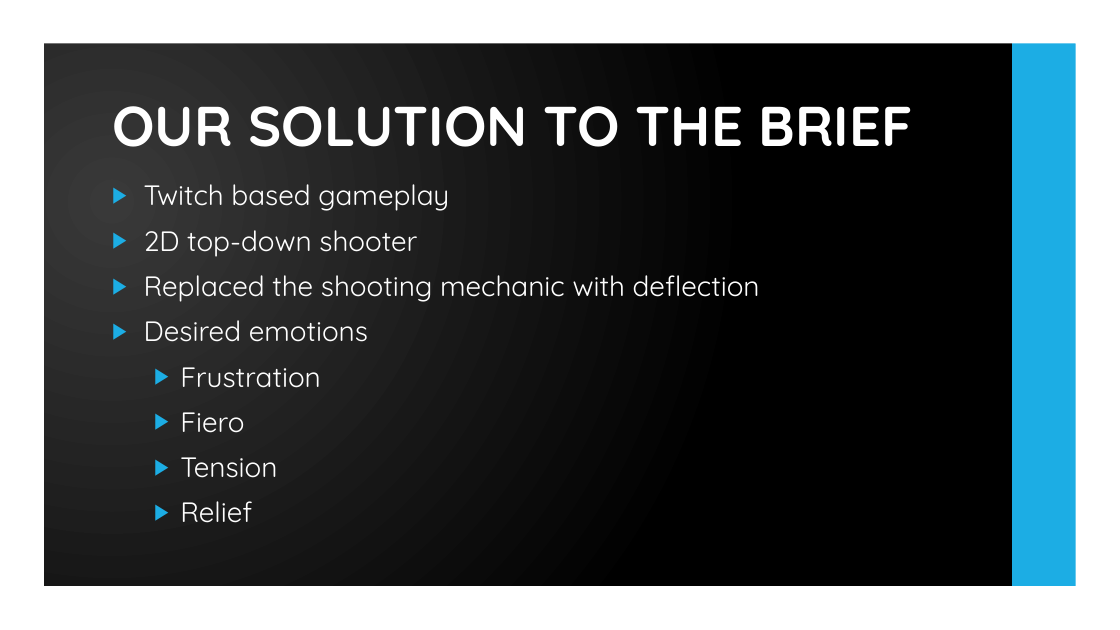
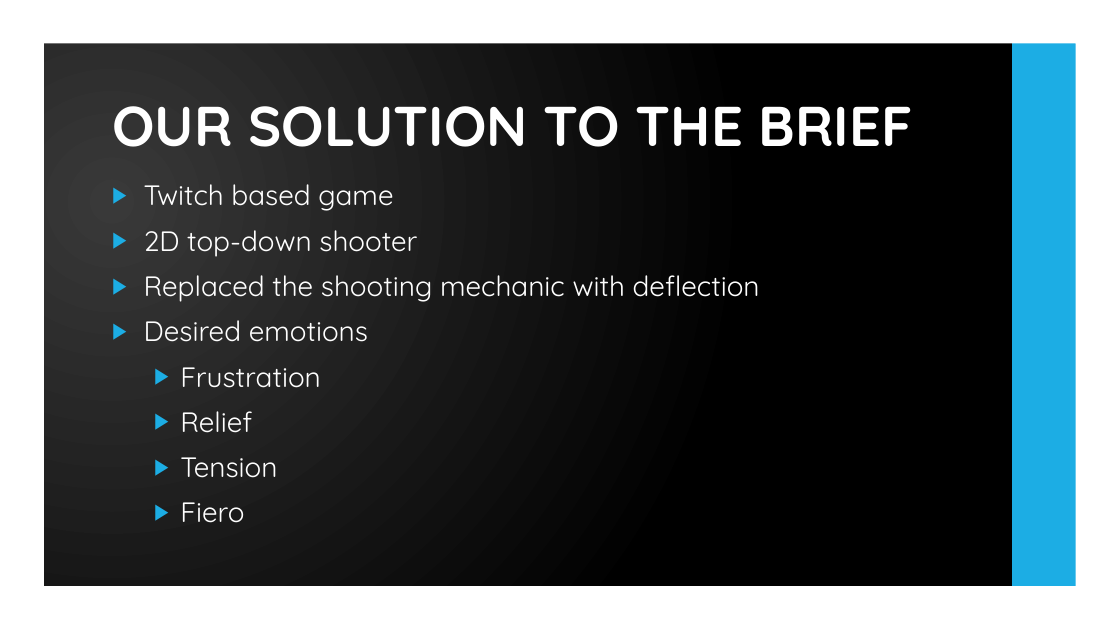
Before and after one commit to UoSGroupProjects1819/mgp-team-7, a slide deck: slide 3 of Demo Presentation/Demo Presentation.pptx. Drawn at 1120x630 pixels with LibreOffice and Linux fonts; fonts in the diff are those of the drawing; background and template pictures are left out. Boxes give left, top, right and bottom in pixels: in the first picture for what was removed or moved away, otherwise in the second. Text is boxed around its words. In the diff, an @@ line names an element or a change of style, - is before the commit and + after.

Commit message:
Updated Presentation

```diff
--- a/Demo Presentation/Demo Presentation.pptx
+++ b/Demo Presentation/Demo Presentation.pptx
@@ text at [144, 184, 393, 211]: text changed @@
-▶ Twitch based gameplay
+▶ Twitch based game
@@ text at [180, 411, 277, 478]: paragraphs added @@
+  ▶ Relief
+  ▶ Tension
@@ text at [180, 457, 277, 523]: paragraphs removed @@
-  ▶ Tension
-  ▶ Relief
```
Also in this commit, not shown: 1 other slide changed, 1 slide added.
